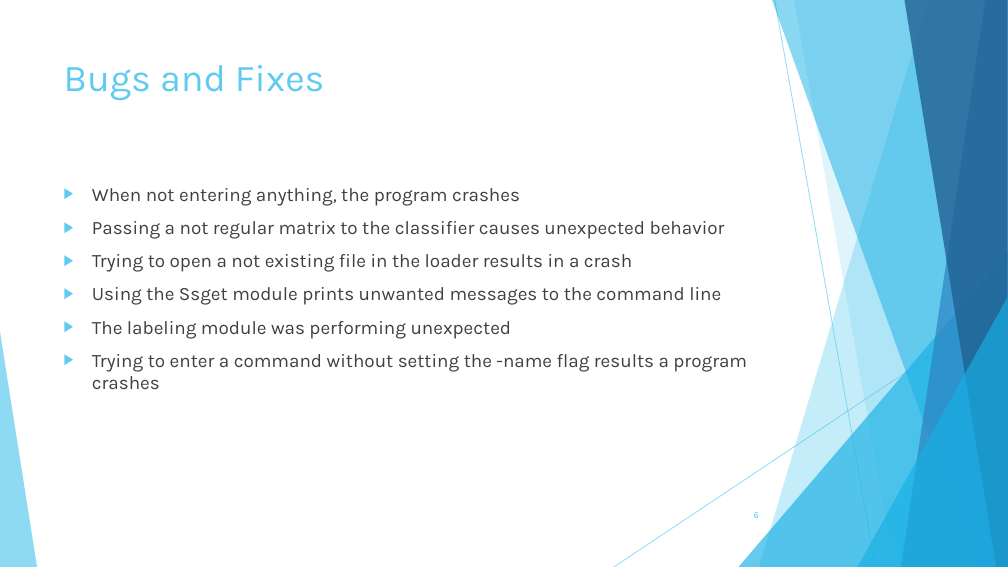
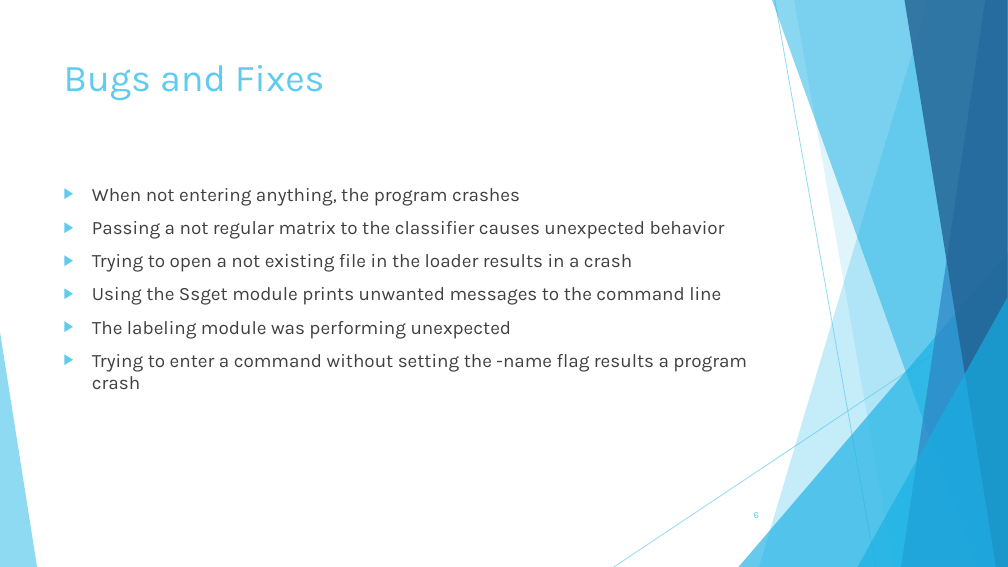
Before and after one commit to TheSlimvReal/PSE---LA-meets-ML, a slide deck: slide 6 of TestReport/Test_report_presentation.pptx. Drawn at 1008x567 pixels with LibreOffice and Linux fonts; fonts in the diff are those of the drawing. Boxes give left, top, right and bottom in pixels: in the first picture for what was removed or moved away, otherwise in the second. Text is boxed around its words. In the diff, an @@ line names an element or a change of style, - is before the commit and + after.

```diff
--- a/TestReport/Test_report_presentation.pptx
+++ b/TestReport/Test_report_presentation.pptx
@@ text at [92,354,747,389]: text changed @@
-▶ Trying to enter a command without setting the -name flag results a program crashes
+▶ Trying to enter a command without setting the -name flag results a program crash
```
Also in this commit, not shown: 2 other slides changed, 2 other files.
